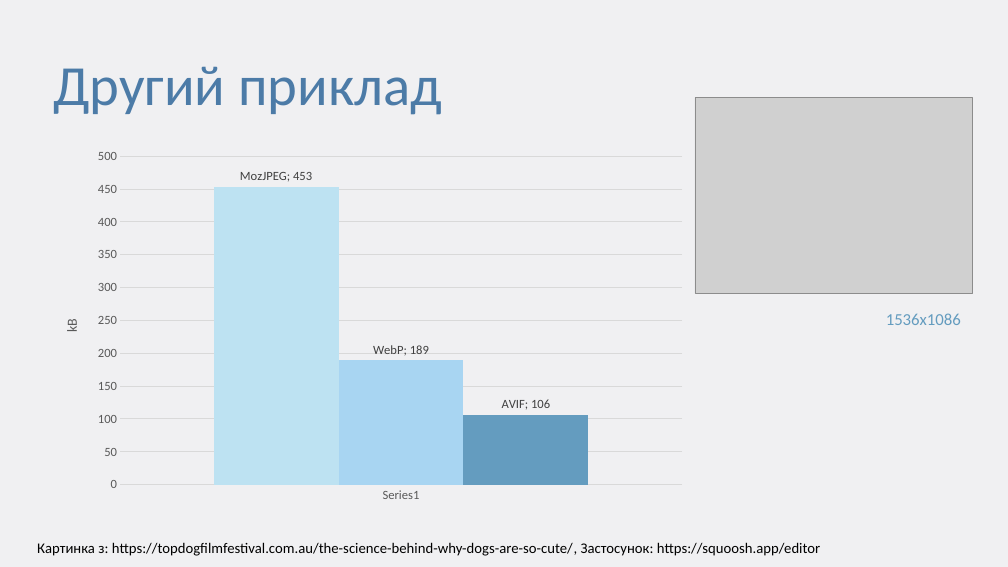
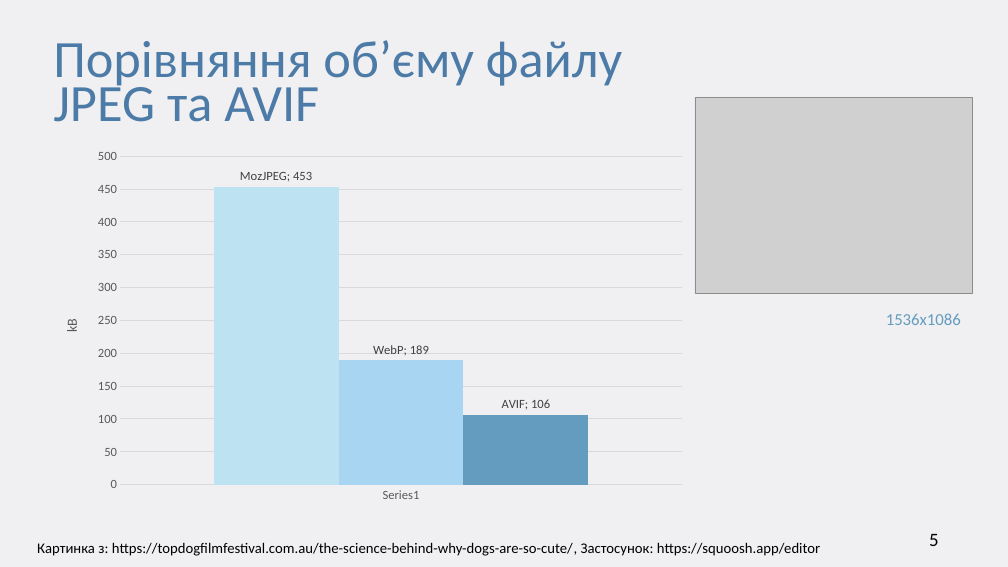
Before and after one commit to ltlaitoff/university-4, a slide deck: slide 5 of graphics/AVIF Computer Graphics.pptx (slide 4 before the commit). Drawn at 1008x567 pixels with LibreOffice and Linux fonts; fonts in the diff are those of the drawing; grey boxes stand for pictures. Boxes give left, top, right and bottom in pixels: in the first picture for what was removed or moved away, otherwise in the second. Text is boxed around its words. In the diff, an @@ line names an element or a change of style, - is before the commit and + after.

Commit message:
Graphics AVIF

```diff
--- a/graphics/AVIF Computer Graphics.pptx
+++ b/graphics/AVIF Computer Graphics.pptx
@@ text at box(53, 40, 622, 122): text changed; size 54 to 50 pt @@
-Другий приклад
+Порівняння об’єму файлу JPEG та AVIF
@@ page number added at box(929, 534, 939, 546), 18 pt, text #000000 @@
+5
```
Also in this commit, not shown: 4 other slides changed, 4 slides added, 1 slide removed, 1 other file.
